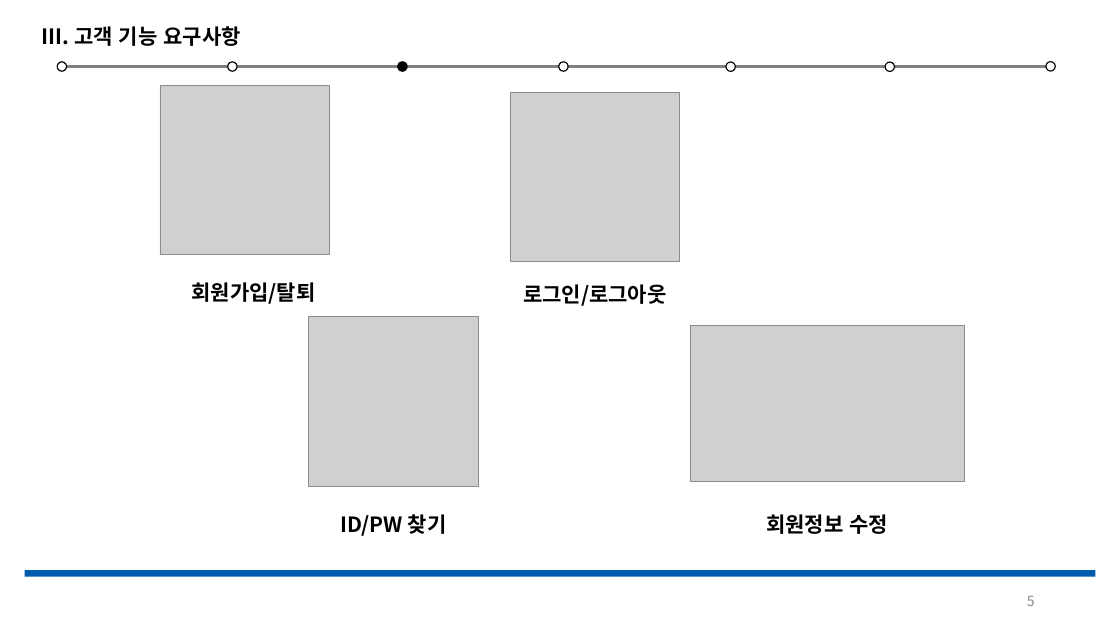
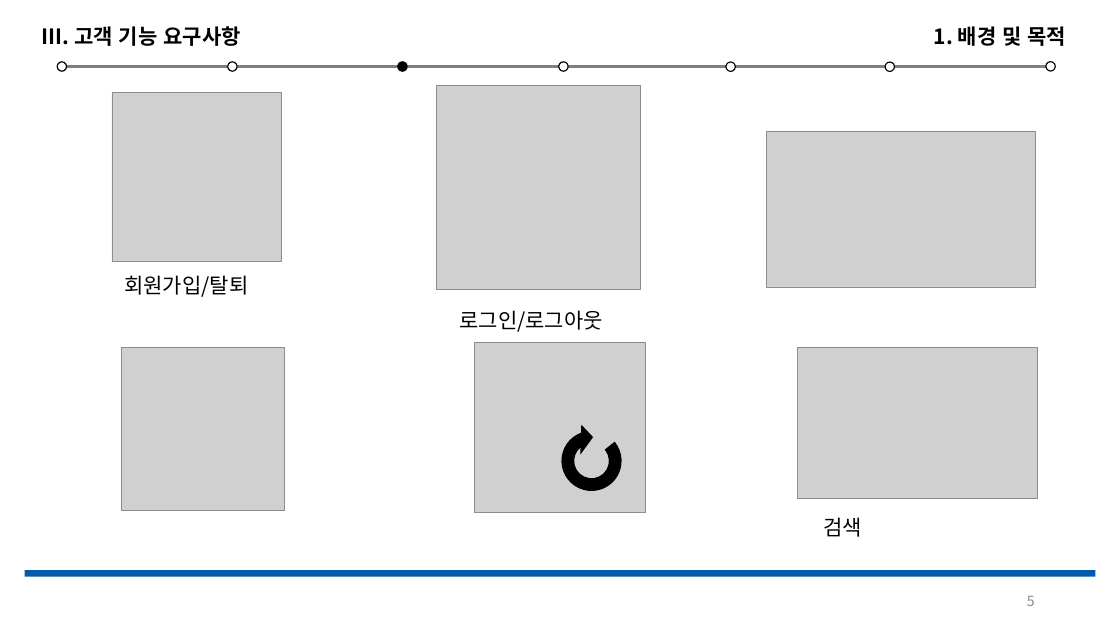
Before and after one commit to Jeeseob/SoftwareEngineering, a slide deck: slide 5 of 소공.pptx. Drawn at 1120x630 pixels with LibreOffice and Linux fonts; fonts in the diff are those of the drawing; grey boxes stand for pictures. Boxes give left, top, right and bottom in pixels: in the first picture for what was removed or moved away, otherwise in the second. Text is boxed around its words. In the diff, an @@ line names an element or a change of style, - is before the commit and + after.

```diff
--- a/소공.pptx
+++ b/소공.pptx
@@ text added at <box>934,26,1067,46</box>, 18 pt, text #000000, bold @@
+1. 배경 및 목적
@@ picture: place and size @@
-picture at <box>510,92,680,262</box>
+picture at <box>437,85,641,289</box>
@@ picture: place and size @@
-picture at <box>160,85,330,255</box>
+picture at <box>112,92,281,262</box>
@@ picture added at <box>767,131,1036,288</box> @@
@@ text "회원가입/탈퇴": place and size @@
-text "회원가입/탈퇴" at <box>191,282,315,304</box>
+text "회원가입/탈퇴" at <box>124,275,248,297</box>
@@ text "회원가입/탈퇴" at <box>124,275,248,297</box>: bold off; alignment centre to left @@
@@ picture removed at <box>308,317,479,487</box> @@
@@ text "로그인/로그아웃" at <box>459,310,602,332</box>: bold off; alignment centre to left @@
@@ text "로그인/로그아웃": place and size @@
-text "로그인/로그아웃" at <box>523,284,666,306</box>
+text "로그인/로그아웃" at <box>459,310,602,332</box>
@@ picture removed at <box>690,326,964,482</box> @@
@@ picture added at <box>121,348,284,511</box> @@
@@ picture added at <box>475,342,645,513</box> @@
@@ picture added at <box>797,348,1038,498</box> @@
@@ freeform shape added at <box>545,414,638,507</box>, fill #000000, outline #000000 1 pt @@
@@ text removed at <box>340,514,447,536</box> @@
-ID/PW 찾기
@@ text removed at <box>766,514,888,534</box> @@
-회원정보 수정
@@ text added at <box>823,517,862,537</box>, 18 pt, text #000000 @@
+검색
```
Also in this commit, not shown: 19 other slides changed, 2 slides added, 1 slide removed, 1 other file.
